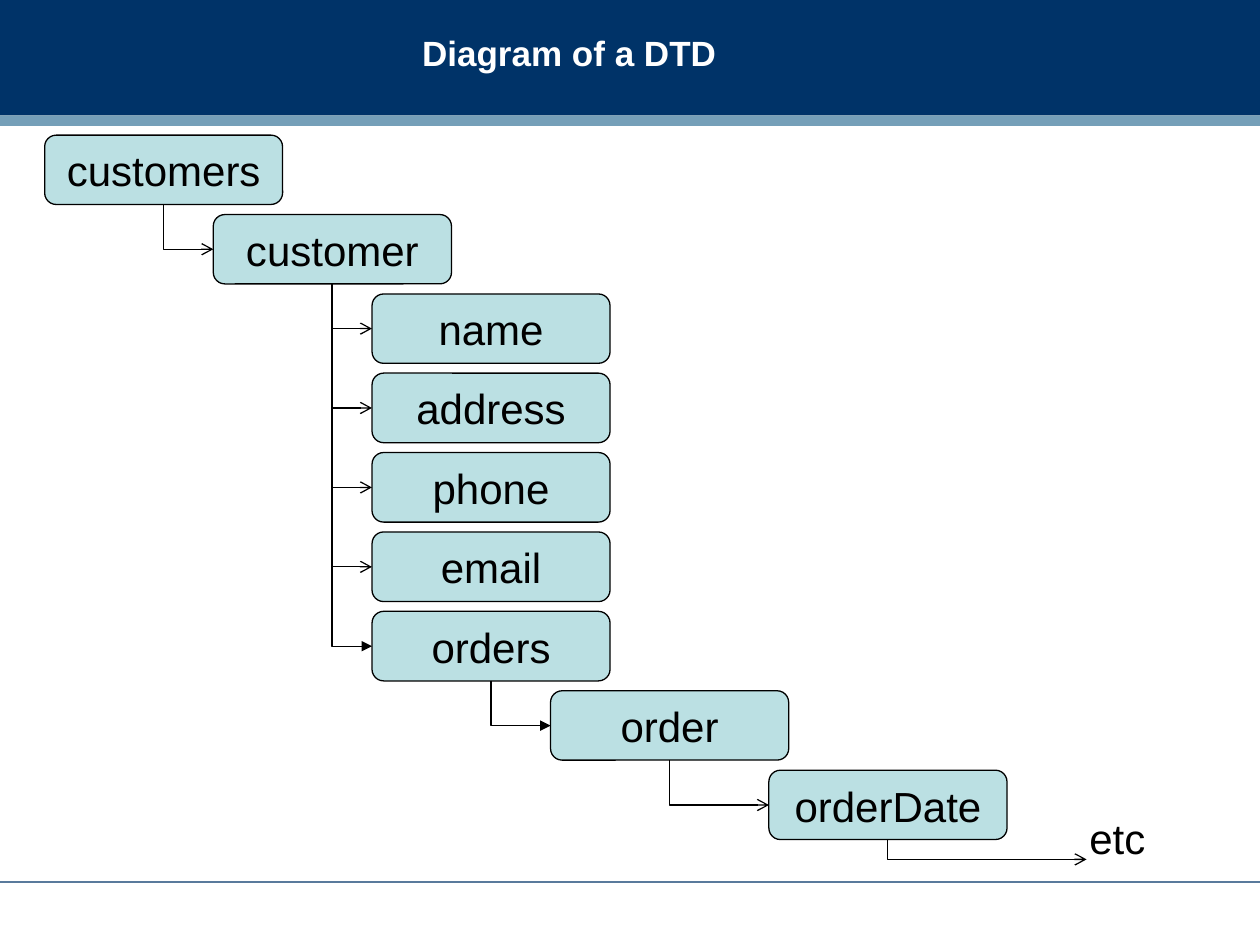
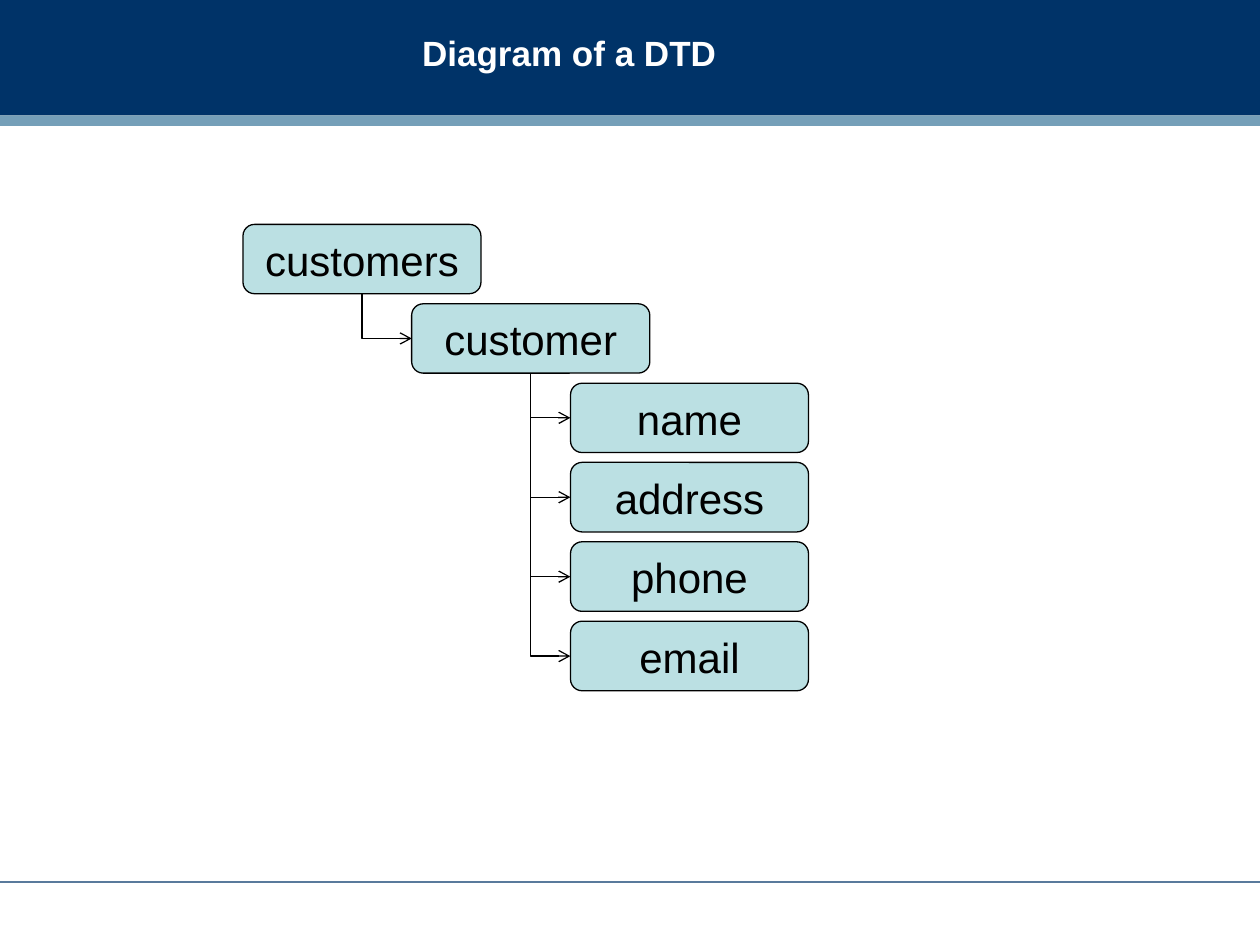
Before and after one commit to dreamind/ix, a slide deck: slide 18 of lectures/representing-data/xml.ppt. Drawn at 1260x945 pixels with LibreOffice and Linux fonts; fonts in the diff are those of the drawing; background and template pictures are left out. Boxes give left, top, right and bottom in pixels: in the first picture for what was removed or moved away, otherwise in the second. Text is boxed around its words. In the diff, an @@ line names an element or a change of style, - is before the commit and + after.

```diff
--- a/lectures/representing-data/xml.ppt
+++ b/lectures/representing-data/xml.ppt
@@ elbow arrow removed from (333, 284) to (372, 646) @@
@@ elbow arrow moved from (333, 284) - (372, 329) to (362, 294) - (412, 339) @@
@@ 3 elbow arrows: place and size @@
-3 elbow arrows at [333,284,372,567]
+3 elbow arrows at [530,373,571,656]
@@ elbow arrow moved from (164, 204) - (213, 249) to (530, 373) - (571, 418) @@
@@ rounded rectangle removed at [372,611,610,680] @@
-orders
@@ 6 rounded rectangles: place and size @@
-6 rounded rectangles at [44,135,610,601]
+6 rounded rectangles at [243,224,809,690]
@@ elbow arrow removed from (491, 680) to (551, 726) @@
@@ rounded rectangle removed at [551,690,789,760] @@
-order
@@ elbow arrow removed from (669, 760) to (769, 805) @@
@@ rounded rectangle removed at [769,770,1007,839] @@
-orderDate
@@ elbow arrow removed from (888, 839) to (1086, 859) @@
@@ text removed at [1089,826,1145,855] @@
-etc
```
Also in this commit, not shown: 7 other slides changed, 1 slide added, 2 other files.
